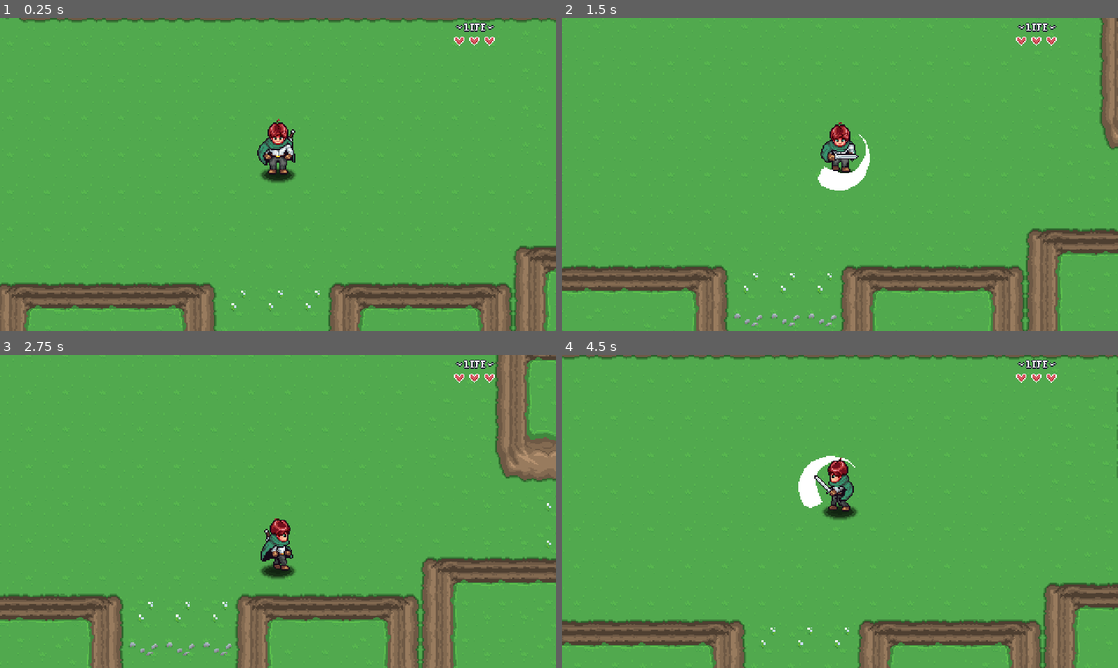
Above: before the commit, frames 1-4 (two rows, left to right).
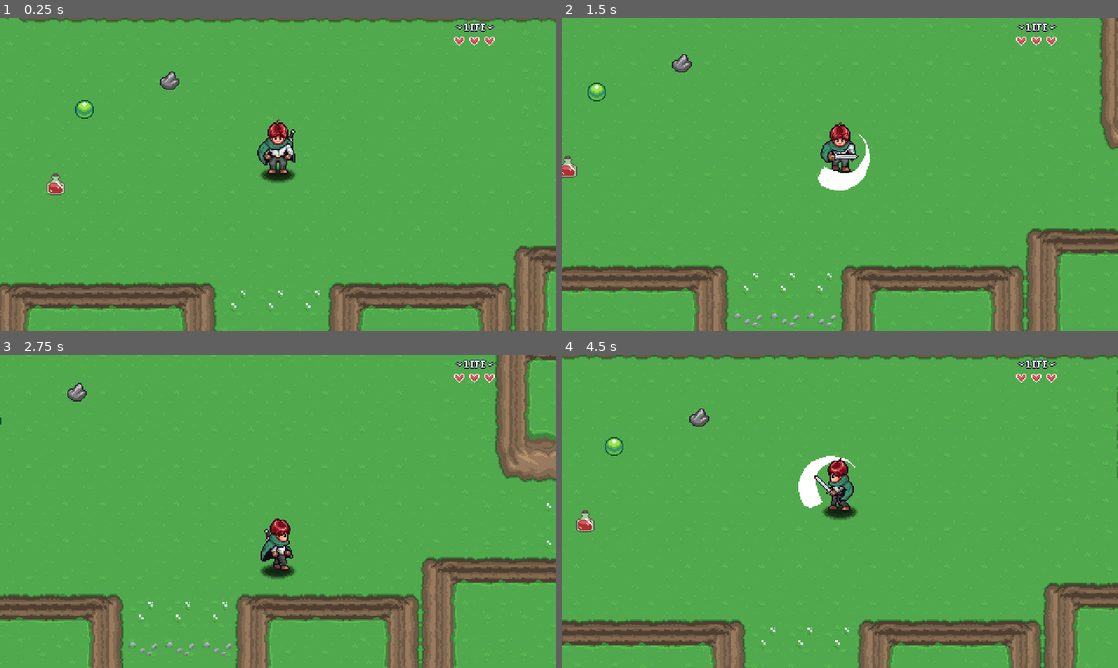
Above: after the commit, the same moments.

Repository: wangwenhao/aarpg
Game: Godot game, scene res://Levels/Area01/01.tscn
Same seed, same stepped clock (60 frames per second), same inputs: the game is played once before the commit and once after it. Sound files missing from this copy of the repository are replaced by a short silence.
Inputs:
- Up to frame 1 (0.25 s): no input
- Up to frame 2 (1.5 s): tap Enter at 0.5 s; hold D (right) 0.53-1.28 s; hold J (attack) 0.53-1.28 s; hold S (down) from 1.28 s (still down); tap J (attack) at 1.35 s
- Up to frame 3 (2.75 s): release S (down) at 2.03 s; hold D (right) from 2.03 s (still down); hold J (attack) from 2.03 s (still down)
- Up to frame 4 (4.5 s): release D (right) at 2.78 s; release J (attack) at 2.78 s; hold W (up) 2.78-3.53 s; tap J (attack) at 2.85, 4.35 s; hold J (attack) 3.53-4.28 s; hold A (left) from 3.53 s (still down)

The runs differ from the first frame. In frame 1, 0.5% of the frame differs, in the area x 8-33%, y 17-57%; in frame 2, 0.5%; in frame 3, 0.1%; in frame 4, 0.5%, in the area x 2-27%, y 17-57%.

Commit message:
物品拾取

Diff:
--- a/00_Globals/global_player_manager.gd
+++ b/00_Globals/global_player_manager.gd
@@ -1,6 +1,7 @@
 extends Node
 
 const PLAYER = preload("uid://bf4esf57fcnh8")
+const INVENTORY_DATA: InventoryData = preload("uid://din0bypbjigj3")
 
 var player: Player
 var player_spawned: bool = false
--- a/GUI/PauseMenu/Inventory/Scripts/inventory_data.gd
+++ b/GUI/PauseMenu/Inventory/Scripts/inventory_data.gd
@@ -3,5 +3,20 @@
 @export var slots: Array[SlotData]
 
 
-func add_item() -> void:
-	pass
+func add_item(item: ItemData, count: int = 1) -> bool:
+	for slot in slots:
+		if slot:
+			if slot.item_data == item:
+				slot.quantity += count
+				return true
+
+	for index in slots.size():
+		if slots[index] == null:
+			var new_slot = SlotData.new()
+			new_slot.item_data = item
+			new_slot.quantity = count
+			slots[index] = new_slot
+			return true
+
+	print("Inventory was full!")
+	return false
--- a/GUI/PauseMenu/Inventory/player_inventory.tres
+++ b/GUI/PauseMenu/Inventory/player_inventory.tres
@@ -1,30 +1,9 @@
-[gd_resource type="Resource" script_class="InventoryData" load_steps=9 format=3 uid="uid://din0bypbjigj3"]
+[gd_resource type="Resource" script_class="InventoryData" load_steps=3 format=3 uid="uid://din0bypbjigj3"]
 
 [ext_resource type="Script" uid="uid://c2hflhyu0iado" path="res://GUI/PauseMenu/Inventory/Scripts/inventory_data.gd" id="1_4en7o"]
 [ext_resource type="Script" uid="uid://bxbedxttm162l" path="res://GUI/PauseMenu/Inventory/Scripts/slot_data.gd" id="2_w3cuu"]
-[ext_resource type="Resource" uid="uid://dqyr35tvwdh1c" path="res://Items/gem.tres" id="3_w3cuu"]
-[ext_resource type="Resource" uid="uid://bpfit3tnwae6r" path="res://Items/potion.tres" id="4_1xavk"]
-[ext_resource type="Resource" uid="uid://b6nsag456x00t" path="res://Items/stone.tres" id="5_chlth"]
-
-[sub_resource type="Resource" id="Resource_xt4o4"]
-script = ExtResource("2_w3cuu")
-item_data = ExtResource("3_w3cuu")
-quantity = 30
-metadata/_custom_type_script = "uid://bxbedxttm162l"
-
-[sub_resource type="Resource" id="Resource_jjg6w"]
-script = ExtResource("2_w3cuu")
-item_data = ExtResource("4_1xavk")
-quantity = 5
-metadata/_custom_type_script = "uid://bxbedxttm162l"
-
-[sub_resource type="Resource" id="Resource_tysmw"]
-script = ExtResource("2_w3cuu")
-item_data = ExtResource("5_chlth")
-quantity = 20
-metadata/_custom_type_script = "uid://bxbedxttm162l"
 
 [resource]
 script = ExtResource("1_4en7o")
-slots = Array[ExtResource("2_w3cuu")]([SubResource("Resource_xt4o4"), SubResource("Resource_jjg6w"), SubResource("Resource_tysmw"), null, null, null, null, null, null, null])
+slots = Array[ExtResource("2_w3cuu")]([null, null, null, null, null, null, null, null, null, null])
 metadata/_custom_type_script = "uid://c2hflhyu0iado"
--- /dev/null
+++ b/Items/ItemPickup/item_pickup.gd
@@ -0,0 +1,41 @@
+
+@tool
+class_name ItemPickup extends Node2D
+
+@export var item_data: ItemData: set = set_item_data
+
+@onready var area: Area2D = $Area2D
+@onready var sprite: Sprite2D = $Sprite2D
+@onready var audio_stream_player: AudioStreamPlayer2D = $AudioStreamPlayer2D
+
+
+func _ready() -> void:
+	update_texture()
+	if Engine.is_editor_hint():
+		return
+	area.body_entered.connect(on_body_entered)
+
+
+func on_body_entered(body) -> void:
+	if body is Player:
+		if item_data:
+			if PlayerManager.INVENTORY_DATA.add_item(item_data):
+				item_picked_up()
+
+
+func item_picked_up() -> void:
+	area.body_entered.disconnect(on_body_entered)
+	audio_stream_player.play()
+	visible = false
+	await audio_stream_player.finished
+	queue_free()
+
+
+func set_item_data(value: ItemData) -> void:
+	item_data = value
+	update_texture()
+
+
+func update_texture() -> void:
+	if item_data and sprite:
+		sprite.texture =  item_data.texture
--- /dev/null
+++ b/Items/ItemPickup/item_pickup.tscn
@@ -0,0 +1,19 @@
+[gd_scene load_steps=4 format=3 uid="uid://lmuicw8p2xky"]
+
+[ext_resource type="Script" uid="uid://crkcccrdk3svq" path="res://Items/ItemPickup/item_pickup.gd" id="1_sqb5n"]
+[ext_resource type="AudioStream" uid="uid://b6ahxrm1oa4h1" path="res://Items/ItemPickup/item_pickup.wav" id="2_kk735"]
+
+[sub_resource type="CircleShape2D" id="CircleShape2D_sqb5n"]
+
+[node name="ItemPickup" type="Node2D"]
+script = ExtResource("1_sqb5n")
+
+[node name="Area2D" type="Area2D" parent="."]
+
+[node name="CollisionShape2D" type="CollisionShape2D" parent="Area2D"]
+shape = SubResource("CircleShape2D_sqb5n")
+
+[node name="Sprite2D" type="Sprite2D" parent="."]
+
+[node name="AudioStreamPlayer2D" type="AudioStreamPlayer2D" parent="."]
+stream = ExtResource("2_kk735")
--- a/Levels/Area01/01.tscn
+++ b/Levels/Area01/01.tscn
@@ -1,9 +1,13 @@
-[gd_scene load_steps=5 format=4 uid="uid://dqxl4xm2m55i6"]
+[gd_scene load_steps=9 format=4 uid="uid://dqxl4xm2m55i6"]
 
 [ext_resource type="Script" uid="uid://ogtb6tmmg60h" path="res://Levels/Scripts/level.gd" id="1_22ele"]
 [ext_resource type="PackedScene" uid="uid://liurpj8sy87g" path="res://TileMaps/grass-01.tscn" id="1_vbl6q"]
 [ext_resource type="PackedScene" uid="uid://bn6m1d1rmbcu5" path="res://Levels/player_spawn.tscn" id="2_chooo"]
 [ext_resource type="PackedScene" uid="uid://c325f2ae47ebh" path="res://Levels/level_transition.tscn" id="4_4t7i1"]
+[ext_resource type="PackedScene" uid="uid://lmuicw8p2xky" path="res://Items/ItemPickup/item_pickup.tscn" id="5_th3kk"]
+[ext_resource type="Resource" uid="uid://dqyr35tvwdh1c" path="res://Items/gem.tres" id="6_b60gt"]
+[ext_resource type="Resource" uid="uid://bpfit3tnwae6r" path="res://Items/potion.tres" id="7_f2d14"]
+[ext_resource type="Resource" uid="uid://b6nsag456x00t" path="res://Items/stone.tres" id="8_an23e"]
 
 [node name="01" type="Node2D"]
 script = ExtResource("1_22ele")
@@ -25,3 +29,15 @@
 level = "uid://dbequpfyc37bc"
 size = 3
 side = 3
+
+[node name="ItemPickup" parent="." instance=ExtResource("5_th3kk")]
+position = Vector2(78, 139)
+item_data = ExtResource("6_b60gt")
+
+[node name="ItemPickup2" parent="." instance=ExtResource("5_th3kk")]
+position = Vector2(53, 205)
+item_data = ExtResource("7_f2d14")
+
+[node name="ItemPickup3" parent="." instance=ExtResource("5_th3kk")]
+position = Vector2(151, 114)
+item_data = ExtResource("8_an23e")
Not shown, added: Items/ItemPickup/item_pickup.gd.uid
Not shown, added: Items/ItemPickup/item_pickup.wav.import
Not shown, added: Items/ItemPickup/item_pickup.wav
